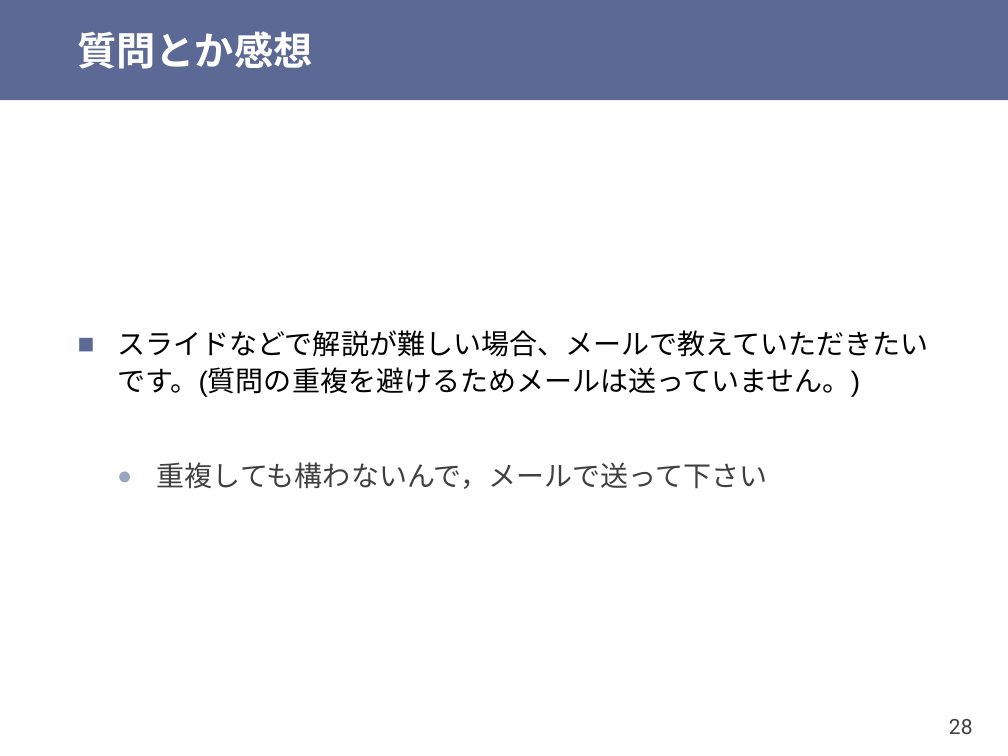
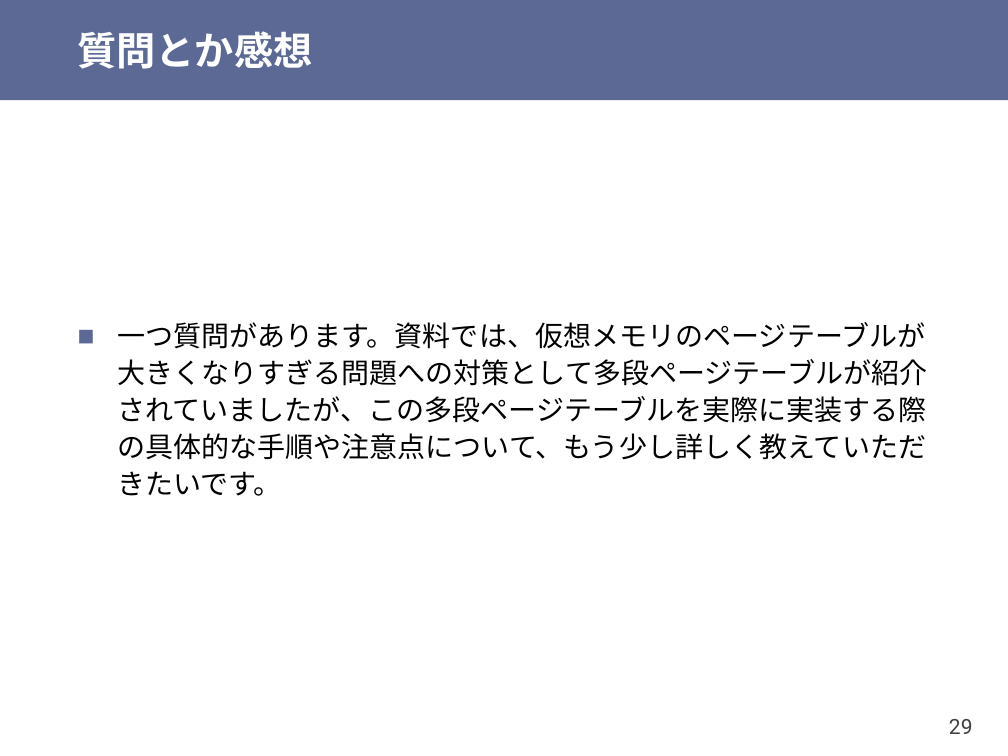
Before and after one commit to shioyadan/otya-computer-architecture-i, a slide deck: slide 29 of cai-shioya-12.pptx (slide 28 before the commit). Drawn at 1008x756 pixels with LibreOffice and Linux fonts; fonts in the diff are those of the drawing. Boxes give left, top, right and bottom in pixels: in the first picture for what was removed or moved away, otherwise in the second. Text is boxed around its words. In the diff, an @@ line names an element or a change of style, - is before the commit and + after.

```diff
--- a/cai-shioya-12.pptx
+++ b/cai-shioya-12.pptx
@@ text at [117,322,927,496]: text changed @@
-■ スライドなどで解説が難しい場合、メールで教えていただきたいです。(質問の重複を避けるためメールは送っていません。)
-  ● 重複しても構わないんで，メールで送って下さい
+■ 一つ質問があります。資料では、仮想メモリのページテーブルが大きくなりすぎる問題への対策として多段ページテーブルが紹介されていましたが、この多段ページテーブルを実際に実装する際の具体的な手順や注意点について、もう少し詳しく教えていただきたいです。
@@ page number at [949,719,973,734]: text changed @@
-28
+29
```
Also in this commit, not shown: 21 other slides changed, 2 slides added, 15 slides removed, 1 other file.
